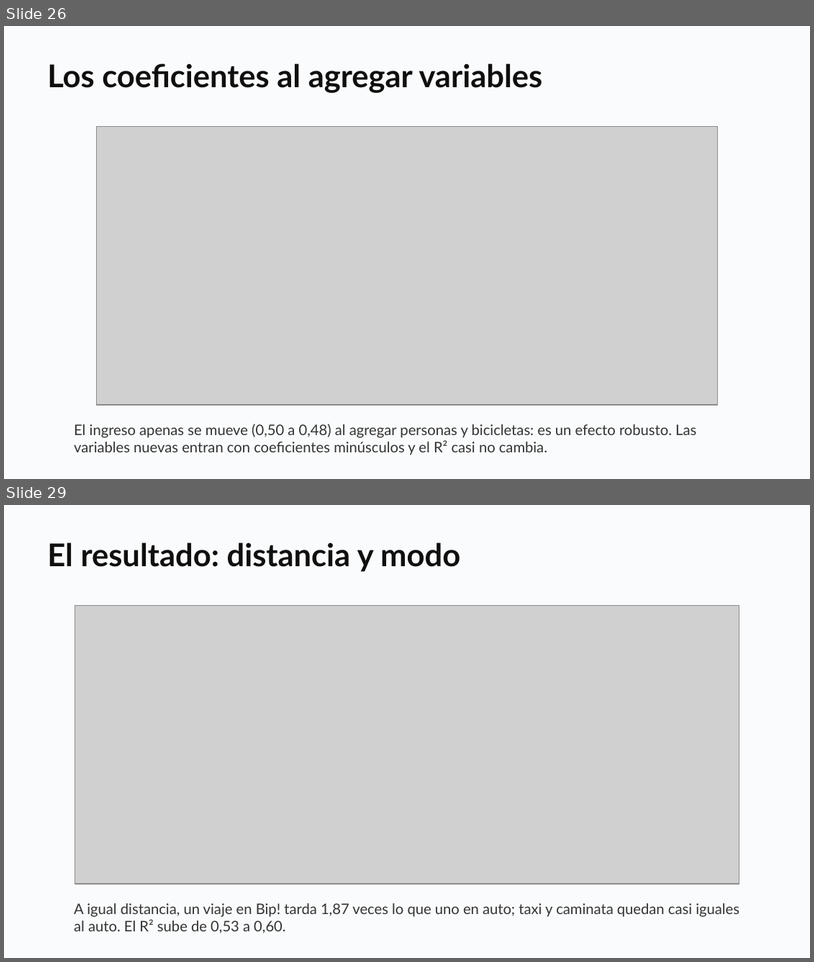
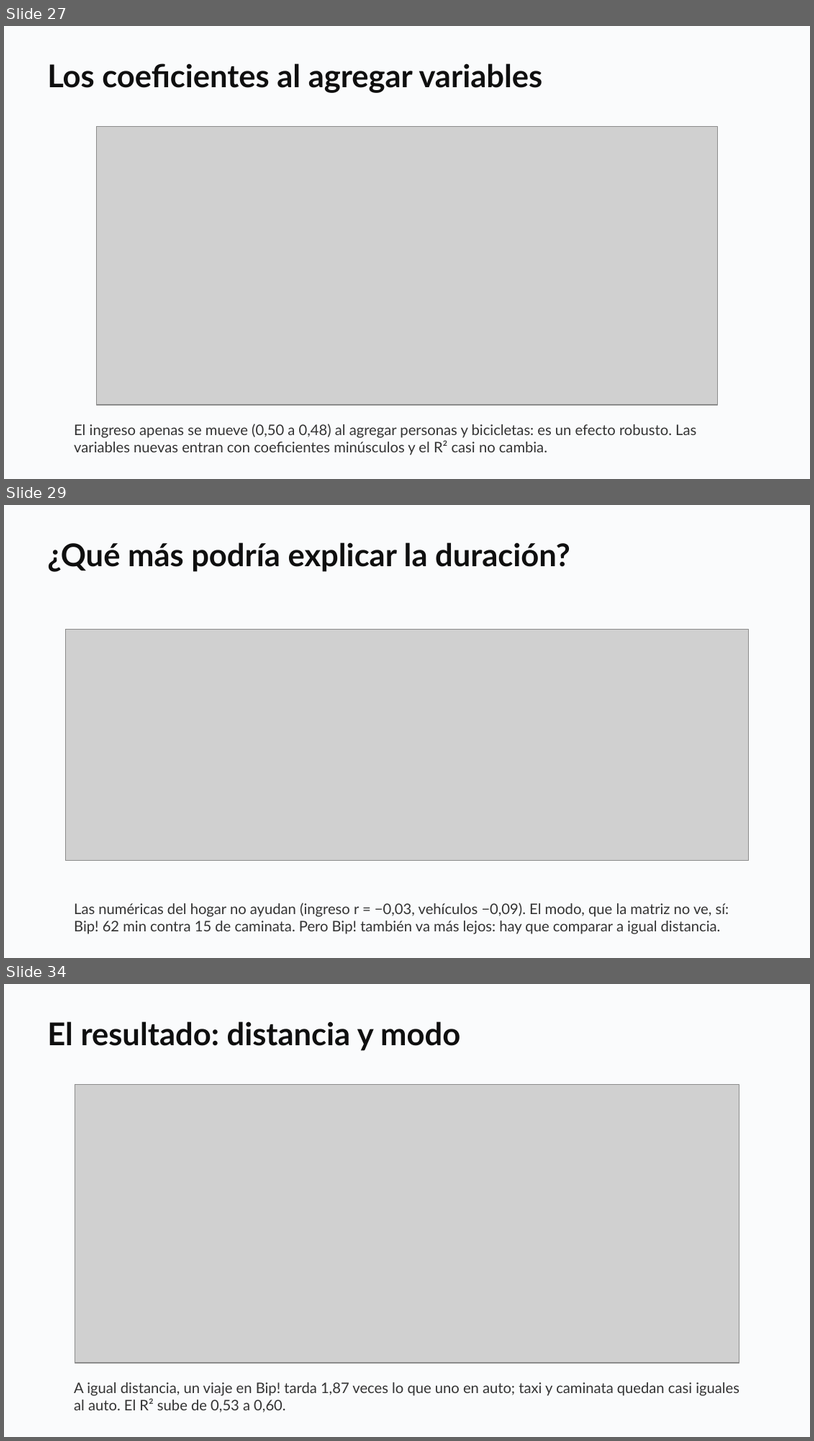
Before and after one commit to daniopitz/diplomado-cdd, a slide deck: presentaciones/clase04_regresion_multiple.pptx. Shown one above the other, each under a label of ours: slides 26 and 29 before the commit, slides 27, 29 and 34 after it; the slides between them are not shown. The pictures are 814x962 and 814x1441 pixels, drawn with LibreOffice and Linux fonts; fonts in the diff are those of the drawing; grey boxes stand for pictures. Boxes give left, top, right and bottom in pixels: in the first picture for what was removed or moved away, otherwise in the second. Text is boxed around its words. In the diff, an @@ line names an element or a change of style, - is before the commit and + after.

```diff
--- a/presentaciones/clase04_regresion_multiple.pptx
+++ b/presentaciones/clase04_regresion_multiple.pptx
@@ slide 29 added at [4,505,810,958], background #FFFFFF @@
@@ rectangle added at [4,505,810,958], fill #FAFBFC @@
@@ text added at [47,542,571,572], 28 pt, text #0F0F0F, bold @@
+¿Qué más podría explicar la duración?
@@ picture added at [65,629,748,861] @@
@@ text added at [74,902,730,934], 13 pt, text #333333 @@
+Las numéricas del hogar no ayudan (ingreso r = −0,03, vehículos −0,09). El modo, que la matriz no ve, sí: Bip! 62 min contra 15 de caminata. Pero Bip! también va más lejos: hay que comparar a igual distancia.
@@ what was slide 26 is now slide 27 @@
@@ what was slide 29 is now slide 34 @@
```
Also in this commit, not shown: 3 slides changed, 4 other slides added, 3 other files.
